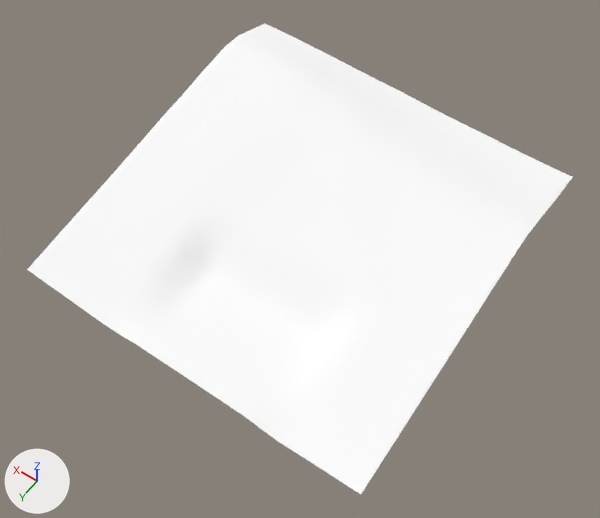
The glTF model games/yorimichi/assets/belmonte/meshes/SM_BM_BT_Terrain_5_0.glb, before and after one commit.
One viewpoint serves both versions: a 50 mm lens placed at (180.0, -182.0, 420.0), pointed at (373.0, -453.0, -5.0). The axes (+X, +Y, +Z) are drawn at lower left. The lights are the same throughout. The picture after the commit comes second.

The older version as bpy lines, for what is in view:
```python
me_sm_bt_terrain_5_0 = bpy.data.meshes.new('SM_BT_Terrain_5_0')
me_sm_bt_terrain_5_0.from_pydata(...)  # 2160 vertices, 4204 faces; spans x 256.0..512.0, y -600.0..-344.0, z -13.0..39.0
me_sm_bt_terrain_5_0.materials.append(mat_bm_000_m_terrain_035)
ob_sm_bm_bt_terrain_5_0 = bpy.data.objects.new('SM_BM_BT_Terrain_5_0', me_sm_bt_terrain_5_0)
ob_sm_bm_bt_terrain_5_0.location = (0.0, 0.0, 0.0)
```
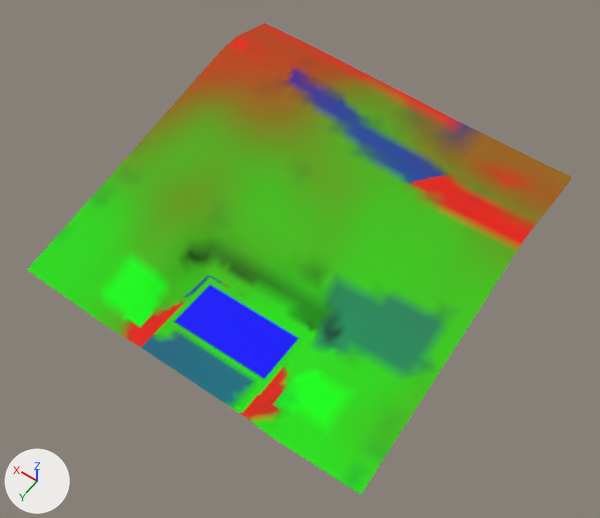
Diff of the bpy script that builds the scene:
```diff
--- a/games/yorimichi/assets/belmonte/meshes/SM_BM_BT_Terrain_5_0.glb.py
+++ b/games/yorimichi/assets/belmonte/meshes/SM_BM_BT_Terrain_5_0.glb.py
@@ me_sm_bt_terrain_5_0 @@
 me_sm_bt_terrain_5_0.from_pydata(...)  # 2160 vertices, 4204 faces; spans x 256.0..512.0, y -600.0..-344.0, z -13.0..39.0
 # used by ob_sm_bm_bt_terrain_5_0; location = (0.0, 0.0, 0.0)
+# me_sm_bt_terrain_5_0 part 1: 2704 faces centred in x 258.0..509.0, y -595.0..-345.0, z -13.0..35.0 are repainted in the vertex colours; the middle colour goes from white #ffffff to green #32c100
+# me_sm_bt_terrain_5_0 part 2: 720 faces centred in x 258.0..509.0, y -595.0..-345.0, z -11.0..38.0 are repainted in the vertex colours; the middle colour goes from white #ffffff to red #d92100
+# me_sm_bt_terrain_5_0 part 3: 780 faces centred in x 323.0..454.0, y -559.0..-345.0, z -10.0..37.0 are repainted in the vertex colours; the middle colour goes from white #ffffff to blue #0000ff
 me_sm_bt_terrain_5_0.materials.append(mat_bm_000_m_terrain_035)
```

Pixel boxes (x1, y1, x2, y2) of what changed, in the pictures (600 x 518 px):
part 1 of me_sm_bt_terrain_5_0, recoloured (white to green)
    both: (27, 75, 544, 494)
part 2 of me_sm_bt_terrain_5_0, recoloured
    both: (120, 23, 572, 424)
part 3 of me_sm_bt_terrain_5_0, recoloured
    both: (142, 71, 444, 401)
